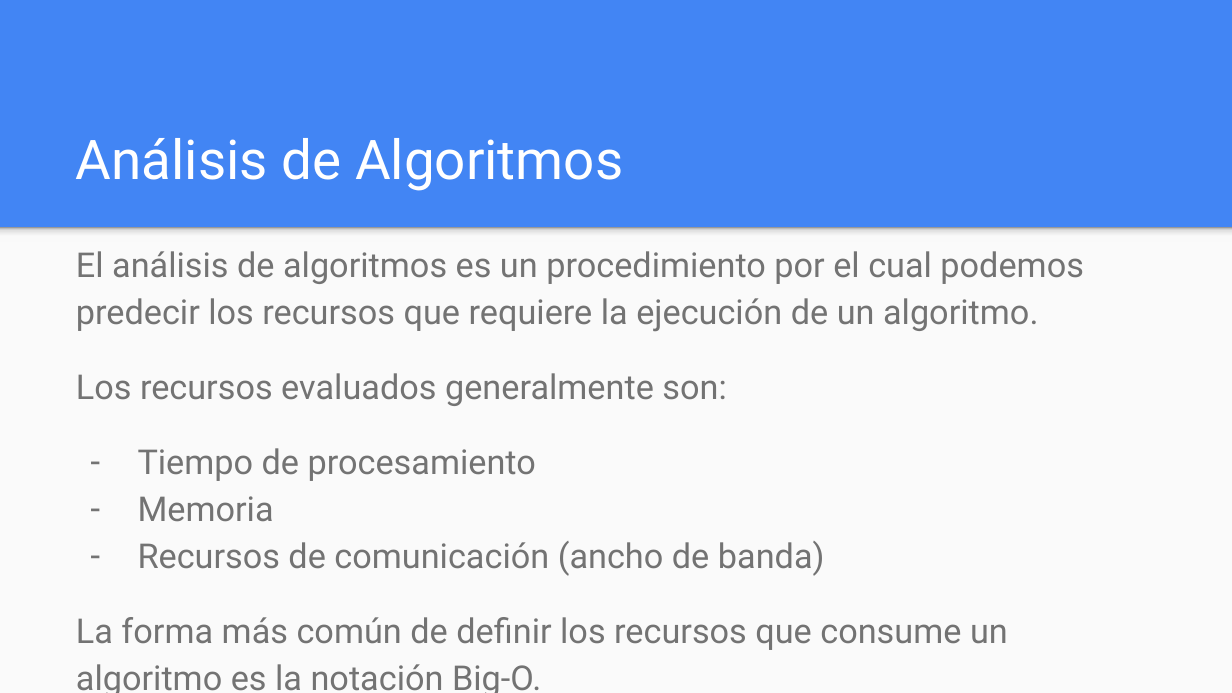
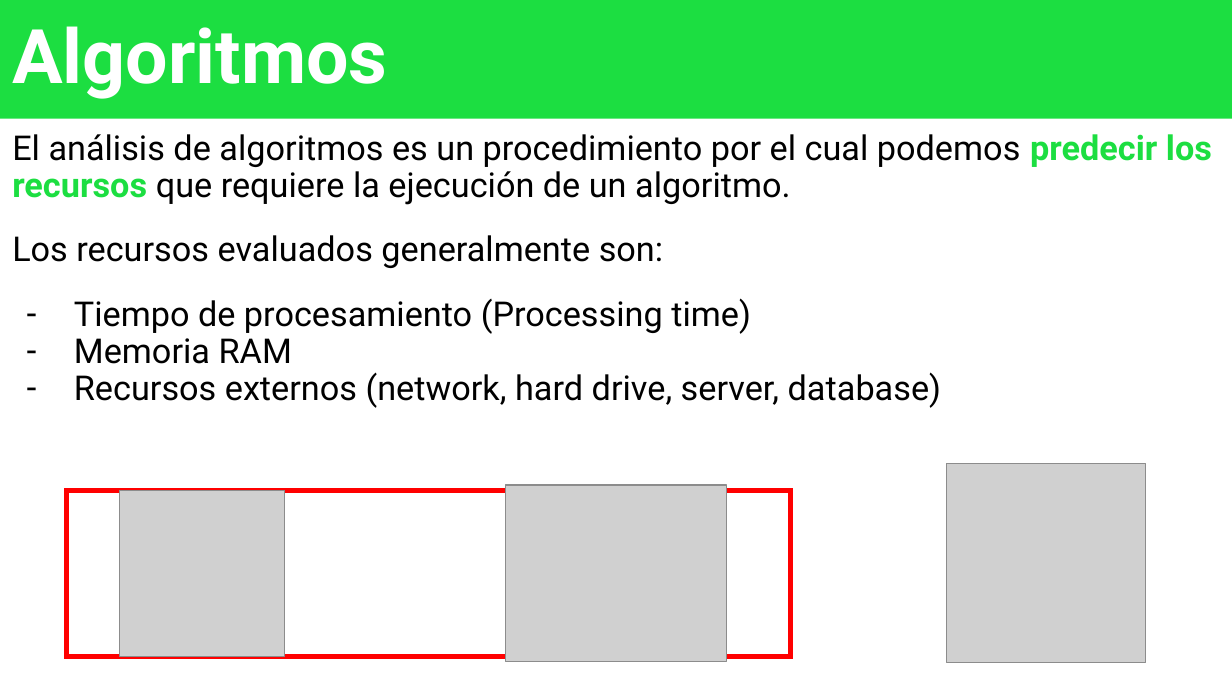
Before and after one commit to OMardil/INFO2, a slide deck: slide 2 of MOD09_Big_O/01 Presentacion/INFO2_MOD10-Análisis de Algoritmos.pptx. Drawn at 1232x693 pixels with LibreOffice and Linux fonts; fonts in the diff are those of the drawing; grey boxes stand for pictures. Boxes give left, top, right and bottom in pixels: in the first picture for what was removed or moved away, otherwise in the second. Text is boxed around its words. In the diff, an @@ line names an element or a change of style, - is before the commit and + after.

```diff
--- a/MOD09_Big_O/01 Presentacion/INFO2_MOD10-Análisis de Algoritmos.pptx
+++ b/MOD09_Big_O/01 Presentacion/INFO2_MOD10-Análisis de Algoritmos.pptx
@@ background #4285F4 to #FFFFFF @@
@@ title added at [0, 0, 1232, 118], fill #1CDE41, 44 pt, text #FFFFFF, bold @@
+Algoritmos
@@ text "El análisis de algoritmos es ...": place and size @@
-text "El análisis de algoritmos es ..." at [76, 251, 1084, 693]
+text "El análisis de algoritmos es ..." at [12, 134, 1212, 408]
@@ text at [12, 134, 1212, 268]: text colour #737373 to #000000 in "El análisis de algoritmos es un procedimiento ...", "Los recursos evaluados generalmente son:"; text colour #737373 to #1CDE41, bold on in "predecir los recursos"; line spacing 1.15 to 0.9 @@
@@ title removed at [76, 138, 623, 191] @@
-Análisis de Algoritmos
@@ rectangle removed at [0, 227, 1232, 692] @@
@@ rectangle removed at [0, 227, 1232, 241] @@
@@ text at [74, 298, 941, 408]: text changed; text colour #737373 to #000000 @@
-– Tiempo de procesamiento
-– Memoria
-– Recursos de comunicación (ancho de banda)
-La forma más común de definir los recursos que consume un algoritmo es la notación Big-O.
+– Tiempo de procesamiento (Processing time)
+– Memoria RAM
+– Recursos externos (network, hard drive, server, database)
@@ picture added at [946, 463, 1146, 663] @@
@@ rectangle added at [67, 490, 791, 655], fill #FFFFFF, outline #FF0000 3 pt @@
@@ picture added at [120, 490, 285, 655] @@
@@ picture added at [505, 485, 726, 662] @@
```
Also in this commit, not shown: 15 other slides changed, 15 slides added, 7 slides removed, 10 other files.
